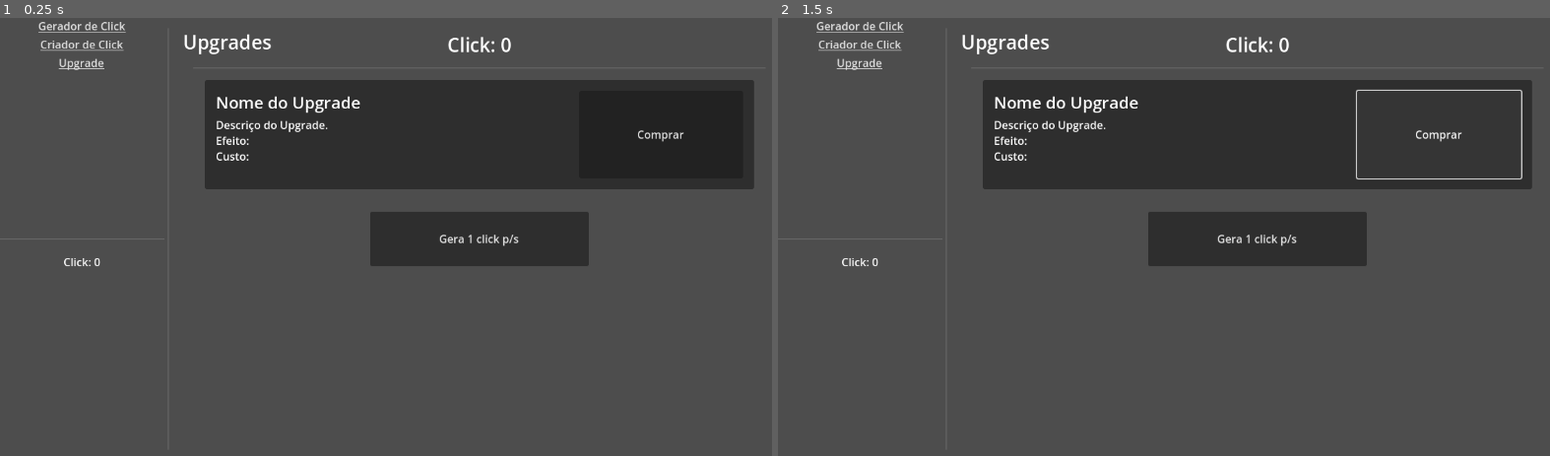
Above: before the commit, frames 1-2 (left to right).
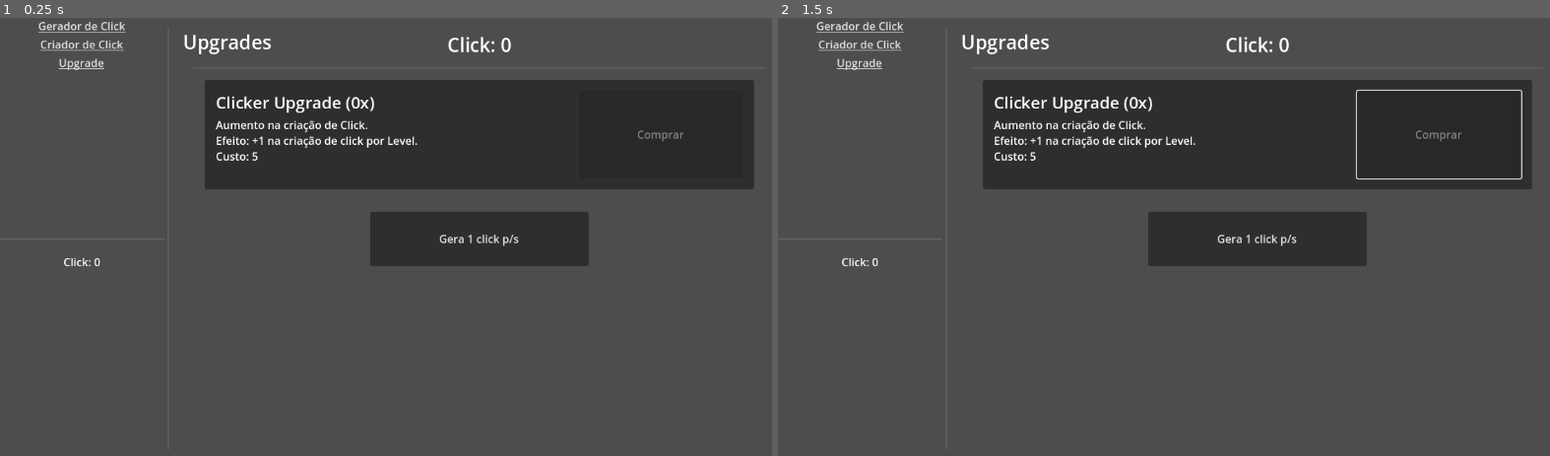
Above: after the commit, the same moments.

Repository: victor-trindade/GodotClicker
Game: Godot game, scene res://cenas/prototipo/game.tscn
Same seed, same stepped clock (60 frames per second), same inputs: the game is played once before the commit and once after it.
Inputs (mouse positions are in pixels of both pictures, inside the frame that each line leads up to):
- Up to frame 1 (0.25 s): no input
- Up to frame 2 (1.5 s): click "Gera 1 click p/s" at 0.5 s; click (1441, 136) at 1.25 s, where only the run before the commit has a clickable "Comprar"

The runs differ from the first frame. In frame 1, 0.9% of the frame differs, in the area x 27-89%, y 17-33%; in frame 2, 0.9%.
Error before the commit: Parse Error: Could not resolve external class member "upgrade_level_up". (res://cenas/prototipo/upgrade/components/comp_upgrade.gd:28)

Commit message:
Sistema de Save e Load

Diff:
--- a/cenas/prototipo/game.tscn
+++ b/cenas/prototipo/game.tscn
@@ -12,4 +12,10 @@
 [node name="Clicks" type="Node" parent="Handlers"]
 script = ExtResource("2_sn3ty")
 
+[node name="SaveTimer" type="Timer" parent="."]
+wait_time = 5.0
+autostart = true
+
 [node name="UserInterface" parent="." instance=ExtResource("2_6r71a")]
+
+[connection signal="timeout" from="SaveTimer" to="." method="_on_save_timer_timeout"]
--- a/cenas/prototipo/upgrade/components/comp_upgrade.gd
+++ b/cenas/prototipo/upgrade/components/comp_upgrade.gd
@@ -12,7 +12,7 @@
 @export var button: Button
 
 ## Upgrade que será exibido.
-var upgrade: Up01ClickerUpgrade
+var upgrade: AbsUpgrade
 
 
 func _ready() -> void:
--- a/game.gd
+++ b/game.gd
@@ -20,3 +20,8 @@
 func _enter_tree():
 	_singleton_check()
 	data = Data.new()
+	SaveSystem.load_data()
+
+## salva o jogo quando o timer reeinicia.
+func _on_save_timer_timeout():
+	SaveSystem.save_data()
--- a/scripts/abstract/upgrade.gd
+++ b/scripts/abstract/upgrade.gd
@@ -1,4 +1,4 @@
-class_name abs_upgrade
+class_name AbsUpgrade
 extends Node
 ## Classe abstrata para defição dos Upgrades.
 
--- /dev/null
+++ b/scripts/data/save.gd
@@ -0,0 +1,19 @@
+class_name SaveSystem
+## Gerencia o Salvamento do jogo.
+
+## Caminho do arquivo salvoa ser salvo ou carregado.
+const PATH : String = "user://save.tres"
+## Verifica se pode carregar os dados do jogo.
+const SHOULD_LOAD : bool= true
+
+
+## salva os dados..
+static func save_data() -> void:
+	ResourceSaver.save(Game.ref.data, PATH)
+
+## Carrega os dados salvos e sobreescreve o objeto Game.ref.data.
+static func load_data() -> void:
+	if not SHOULD_LOAD:
+		return
+	if ResourceLoader.exists(PATH):
+		Game.ref.data = load(PATH)
--- a/scripts/upgrades/up_01_clicker_upgrade.gd
+++ b/scripts/upgrades/up_01_clicker_upgrade.gd
@@ -1,26 +1,15 @@
 class_name  Up01ClickerUpgrade
-extends abs_upgrade
+extends AbsUpgrade
 ## Upgrade 01 - Aumenta a quantidade de click criado.
-
-## Sinal enviado quando o upgrade sobe de nível.
-signal upgrade_level_up
-
-## Nível do Upgrade.
-var level: int = 0
-
-## Titulo do Upgrade.
-var title: String = "Clicker Upgrade"
-
-## Custo base do Upgrade.
-var base_cost: int = 5
-## Custo atual do upgrade.
-var cost: int
 
 
 ## Carrega os dados.
 func _init() -> void:
+	title = "Clicker Upgrade"
+	level = Game.ref.data.level
+	base_cost = 5
 	calculate_cost()
-	level = Game.ref.data.level
+
 
 ## Descrição contem o Efeito e o Custo do Upgrade.
 func description() -> String:
